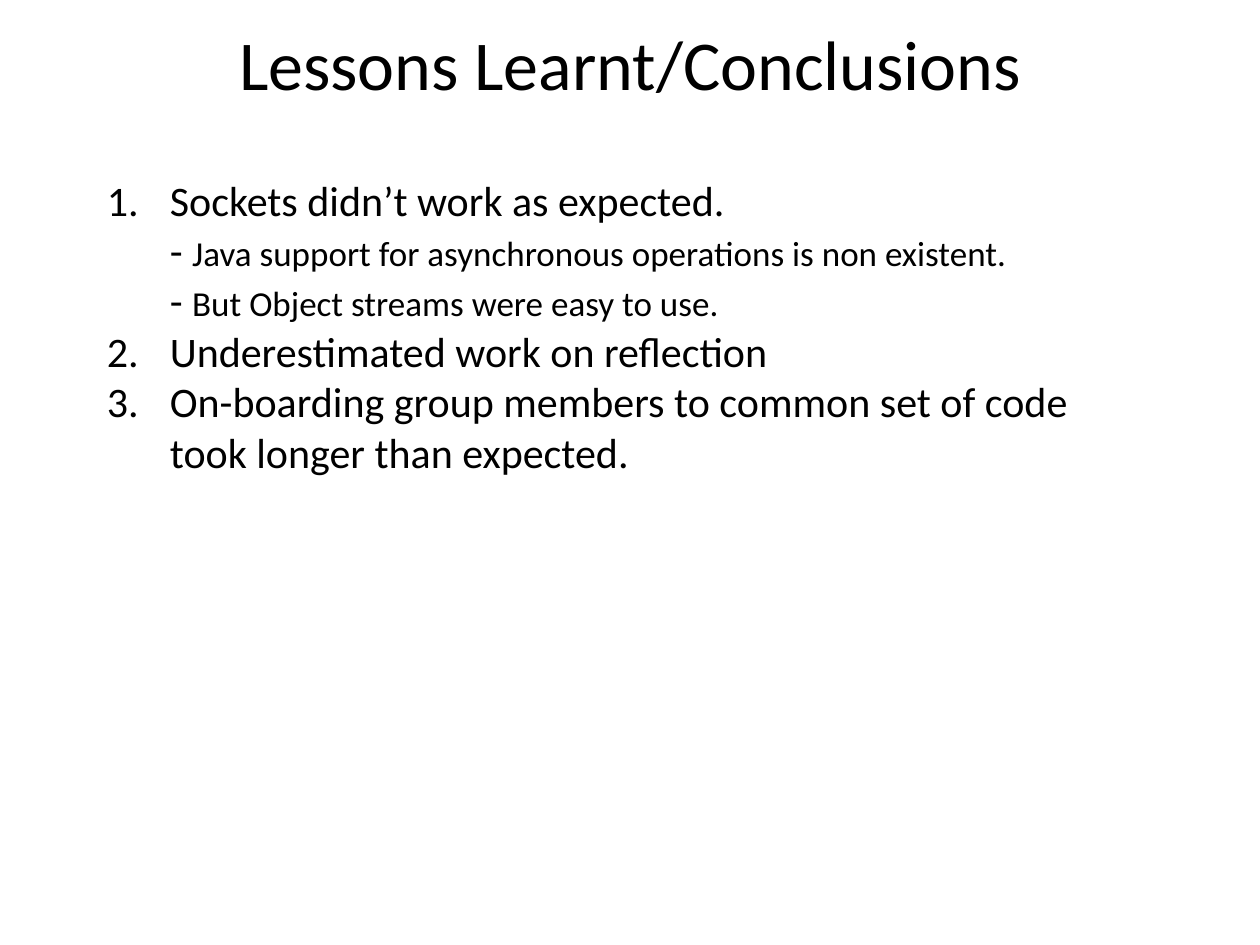
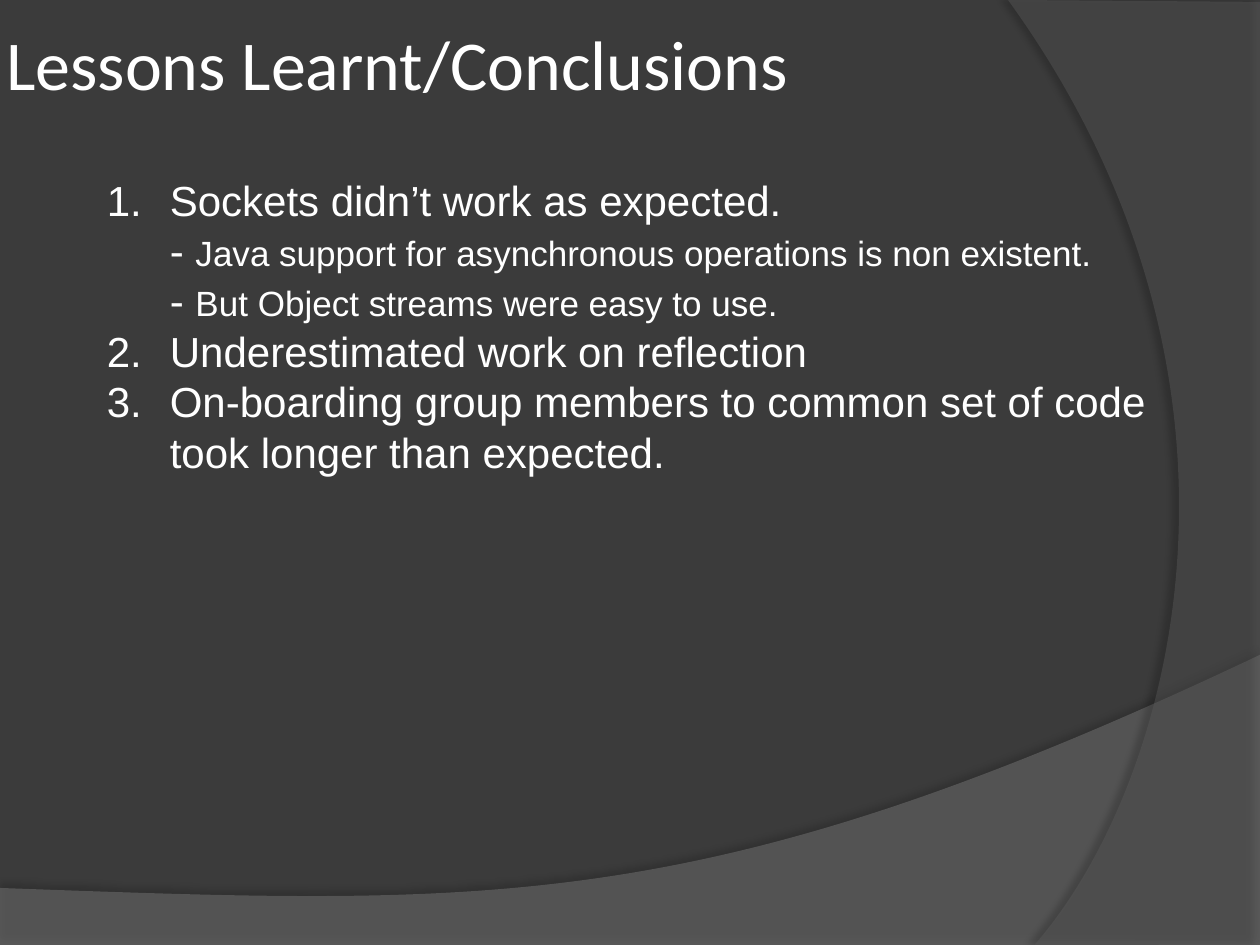
Before and after one commit to satpreetsingh/182mainproject, a slide deck: slide 7 of Documentation/Final Documentation/MultiDraw.pptx. Drawn at 1260x945 pixels with LibreOffice and Linux fonts; fonts in the diff are those of the drawing. Boxes give left, top, right and bottom in pixels: in the first picture for what was removed or moved away, otherwise in the second. Text is boxed around its words. In the diff, an @@ line names an element or a change of style, - is before the commit and + after.

```diff
--- a/Documentation/Final Documentation/MultiDraw.pptx
+++ b/Documentation/Final Documentation/MultiDraw.pptx
@@ background #FFFFFF to #3B3B3B @@
@@ title "Lessons Learnt/Conclusions" at bbox=[6, 41, 788, 93]: text colour #000000 to #FFFFFF; alignment centre to left @@
@@ freeform shape added at bbox=[1008, 0, 1260, 945], fill #5E5E5E at 40% opacity @@
@@ text "Sockets didn’t work as expected." at bbox=[107, 185, 1145, 476]: font Calibri to Arial, text colour #000000 to #FFFFFF @@
@@ freeform shape added at bbox=[0, 655, 1260, 945], fill #7F7F7F at 45% opacity @@
```
Also in this commit, not shown: 7 other slides changed, 2 other files.
